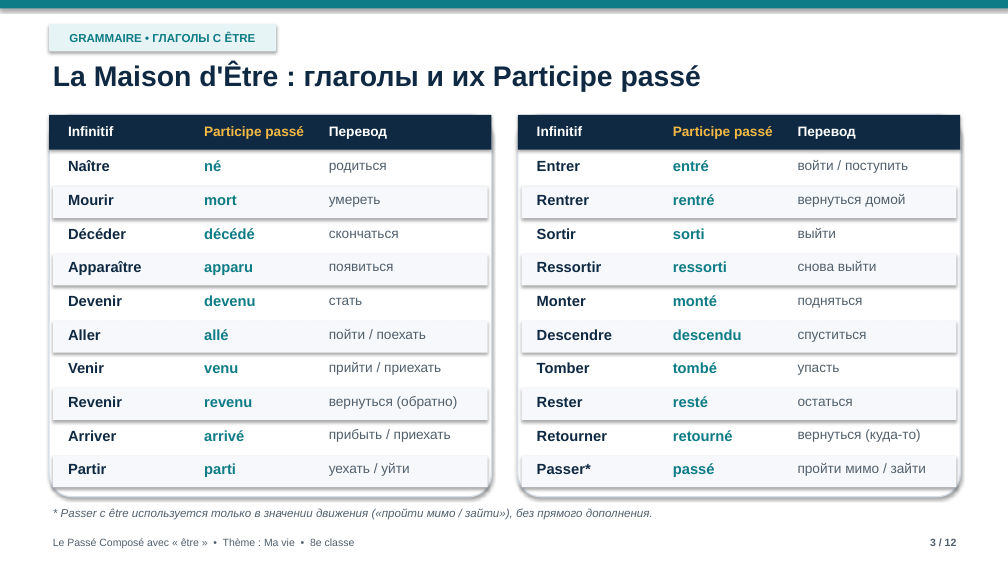
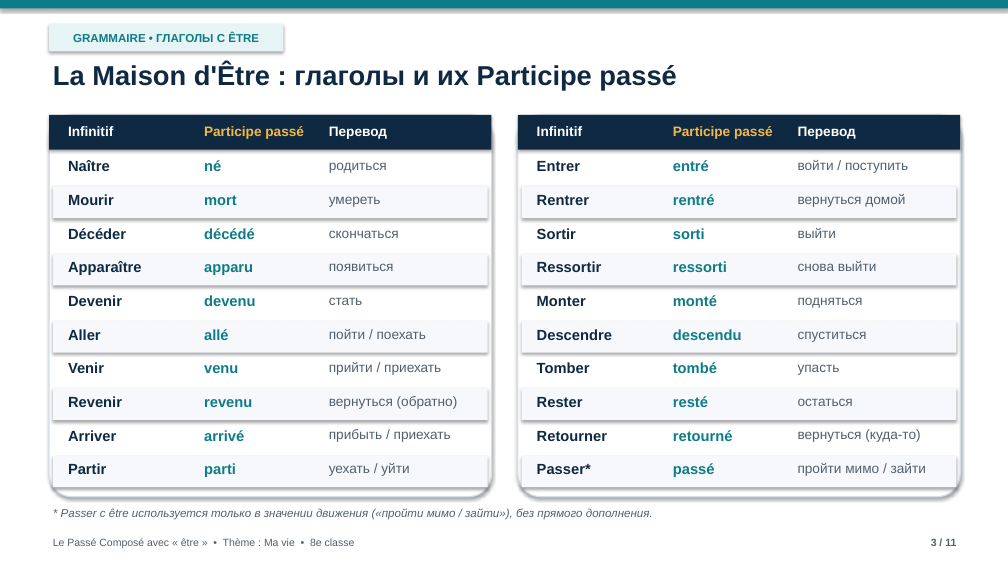
Before and after one commit to graz1p777dev/ma-vie-presentation, a slide deck: slide 3 of Ma_vie_Passe_Compose.pptx. Drawn at 1008x567 pixels with LibreOffice and Linux fonts; fonts in the diff are those of the drawing; background and template pictures are left out. Boxes give left, top, right and bottom in pixels: in the first picture for what was removed or moved away, otherwise in the second. Text is boxed around its words. In the diff, an @@ line names an element or a change of style, - is before the commit and + after.

```diff
--- a/Ma_vie_Passe_Compose.pptx
+++ b/Ma_vie_Passe_Compose.pptx
@@ rounded rectangle "GRAMMAIRE • ГЛАГОЛЫ С ÊTRE": place and size @@
-rounded rectangle "GRAMMAIRE • ГЛАГОЛЫ С ÊTRE" at box(49, 24, 276, 51)
+rounded rectangle "GRAMMAIRE • ГЛАГОЛЫ С ÊTRE" at box(49, 24, 284, 51)
@@ text "La Maison d'Être : глаголы ..." at box(53, 64, 676, 90): size 27 to 26 pt @@
@@ text at box(931, 539, 956, 546): text changed @@
-3 / 12
+3 / 11
```
Also in this commit, not shown: 10 other slides changed, 1 slide removed, 2 other files.
